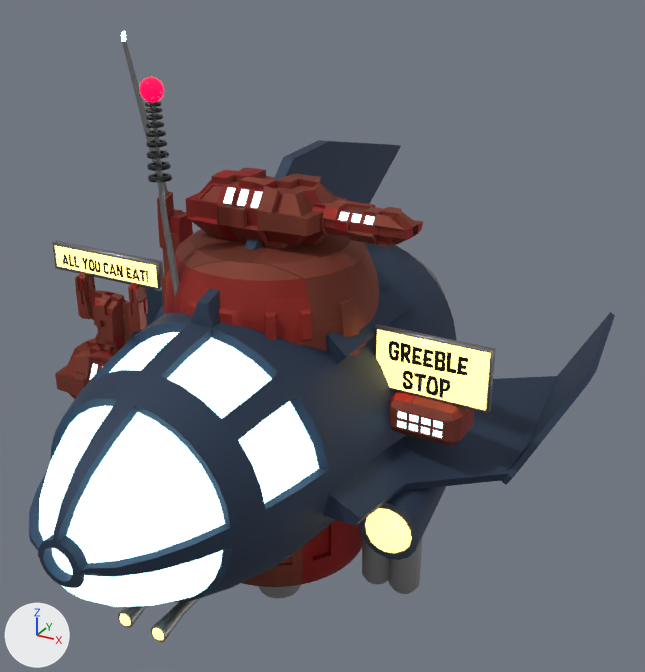
The glTF model 3D Models/spacestation.glb, before and after one commit.
Rendered twice from a 50 mm camera at (4.15, -6.59, 4.05) aimed at (0.36, 0.31, 0.6). The lights are fixed; the arrows at lower left show +X, +Y and +Z. The picture after the commit comes second. Where no turn or scale is listed for an object, it has been applied to the vertices.

Names of what the first picture shows: 'Spaceship', 'spaceStation'.
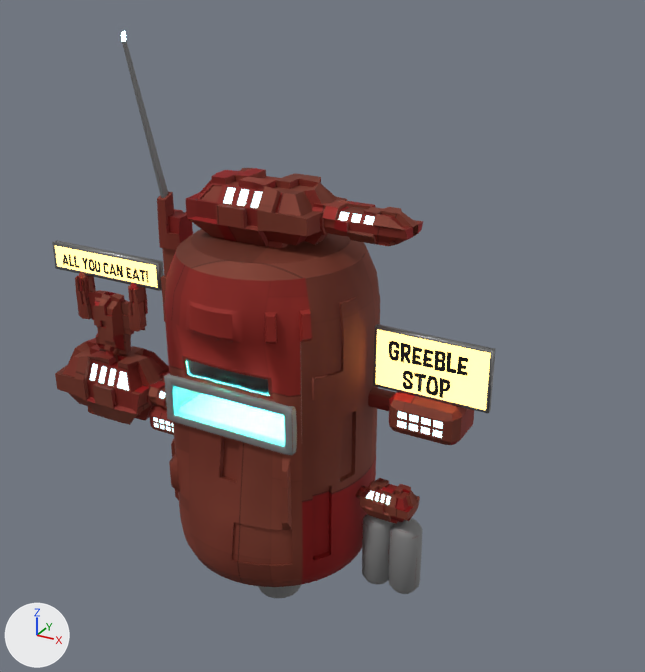
What changed in the scene script:
```text
Remove ob_spaceship:
    ob_spaceship = bpy.data.objects.new('Spaceship', me_cylinder_002)
    ob_spaceship.location = (0.0, 2.0, 0.0)
```

Location of each change, (x1, y1, x2, y2) in pixels of the pictures (645 x 672 px):
'Spaceship', deleted
    before: (29, 77, 615, 642)
    faces in mat_ship_metal (dark blue #2f3e56): (29, 140, 615, 602)
    faces in mat_window (pale blue #c4e1e4, glowing cyan #b7f6ff): (39, 332, 319, 607)
    faces in mat_metal (grey #8b8b8b): (118, 102, 445, 642)
    faces in mat_yellow_light (yellow #e7c46b, glowing yellow #ffd977): (119, 508, 412, 640)
    faces in mat_black_metal (black #060606): (144, 101, 172, 183)
